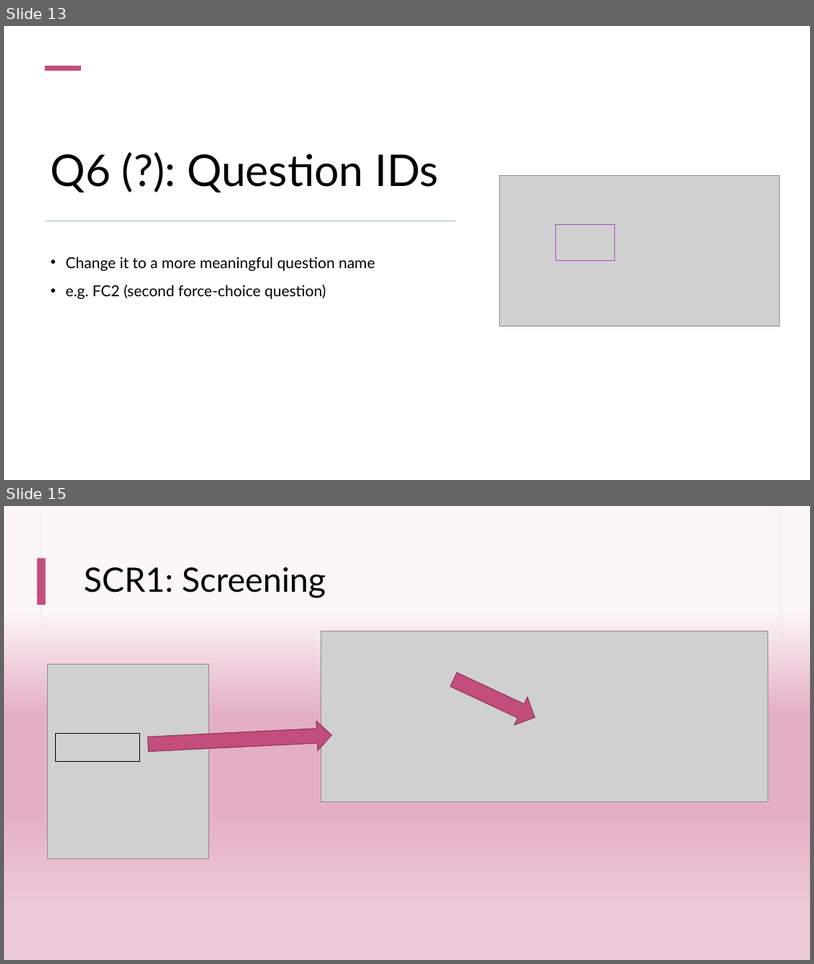
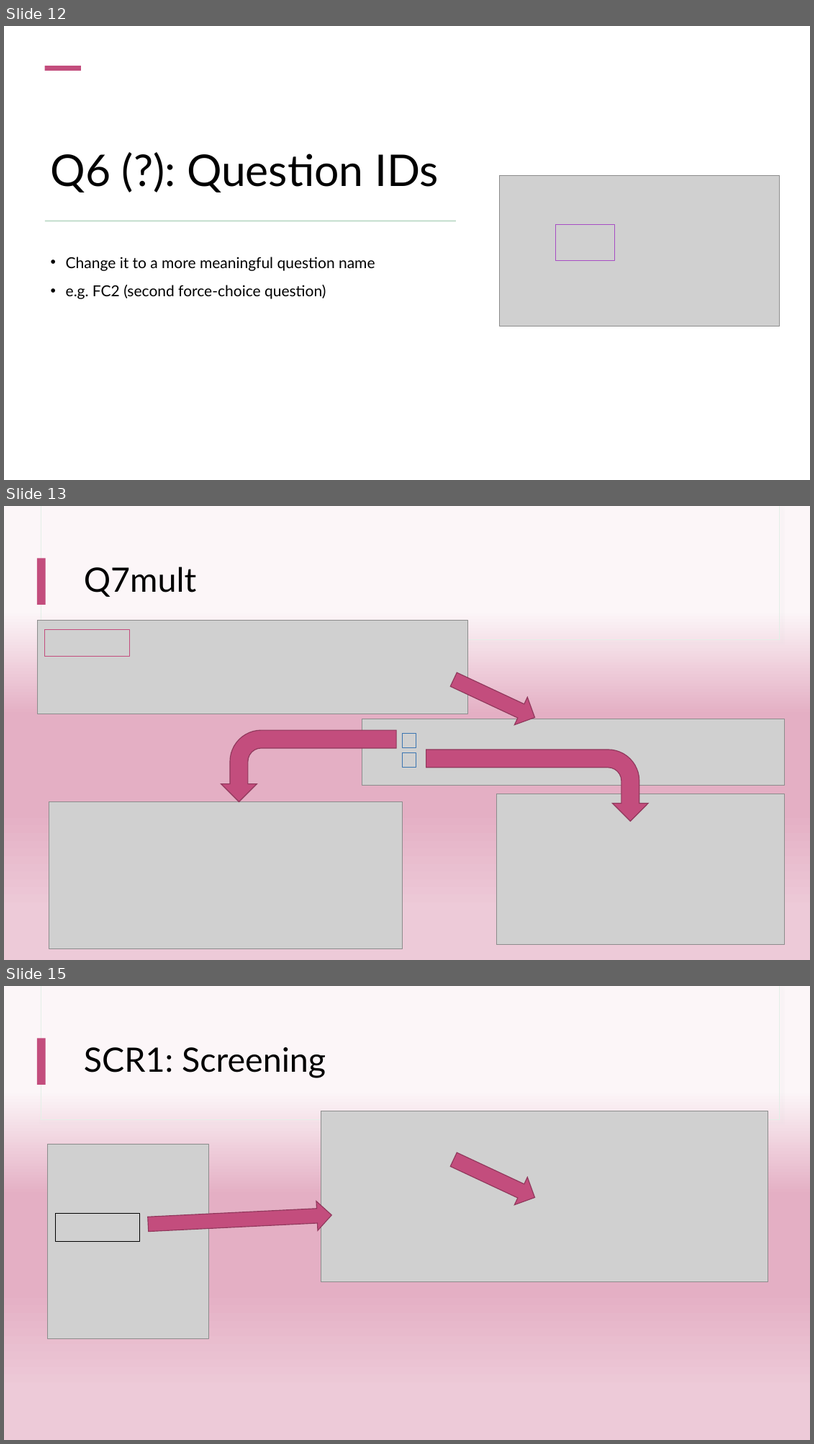
Before and after one commit to kayaulai/qualtrics-experiment-tutorial, a slide deck: slides.pptx. Shown one above the other, each under a label of ours: slides 13 and 15 before the commit, slides 12, 13 and 15 after it; the slides between them are not shown. The pictures are 814x964 and 814x1444 pixels, drawn with LibreOffice and Linux fonts; fonts in the diff are those of the drawing; grey boxes stand for pictures. Boxes give left, top, right and bottom in pixels: in the first picture for what was removed or moved away, otherwise in the second. Text is boxed around its words. In the diff, an @@ line names an element or a change of style, - is before the commit and + after.

```diff
--- a/slides.pptx
+++ b/slides.pptx
@@ slide 13 added at <box>4,506,810,960</box>, background gradient #FCF6F8 to #E4AFC4 to #EDCAD8; not listed: 3 template elements that a slide beside it also shows @@
@@ title added at <box>84,566,196,597</box>, 40 pt, text #000000 @@
+Q7mult
@@ picture added at <box>37,620,468,713</box> @@
@@ rectangle added at <box>45,629,130,656</box>, outline #C34D7D 0.75 pt @@
@@ right arrow added at <box>448,666,542,731</box>, fill #C34D7D, outline #90395C 1 pt @@
@@ picture added at <box>362,719,785,785</box> @@
@@ bent arrow added at <box>221,731,396,802</box>, fill #C34D7D, outline #90395C 1 pt @@
@@ rectangle added at <box>403,733,417,747</box>, outline #3B75B1 0.75 pt @@
@@ rectangle added at <box>403,753,417,767</box>, outline #3B75B1 0.75 pt @@
@@ bent arrow added at <box>427,749,648,821</box>, fill #C34D7D, outline #90395C 1 pt @@
@@ picture added at <box>49,802,403,949</box> @@
@@ picture added at <box>497,793,785,944</box> @@
@@ what was slide 13 is now slide 12 @@
```
Also in this commit, not shown: 3 slides changed, 1 slide removed.
